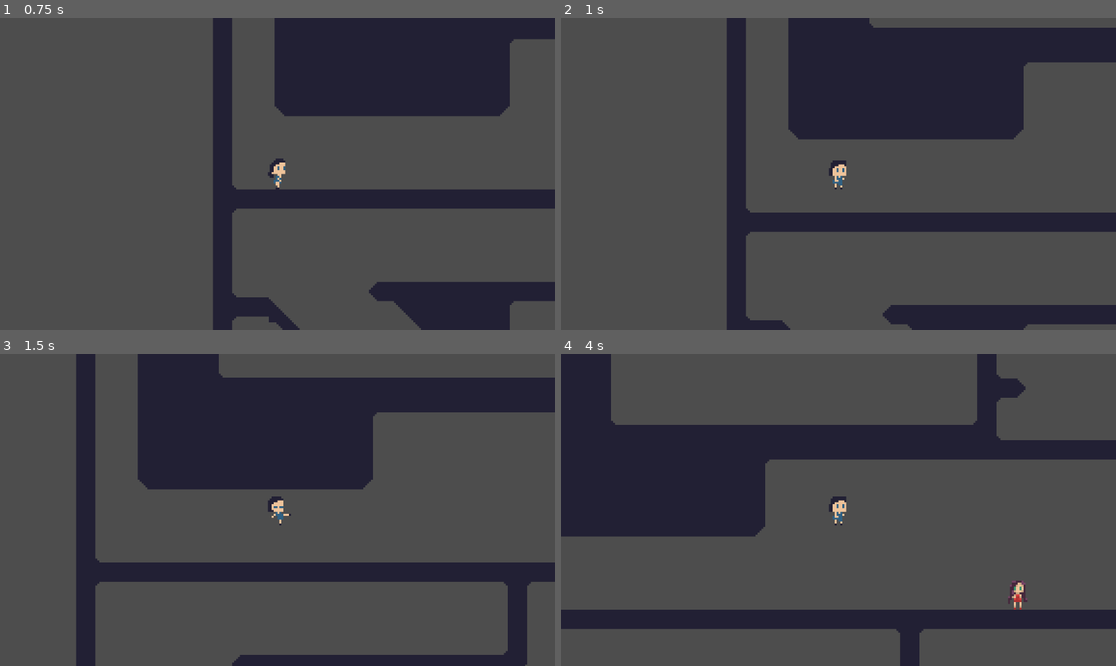
Above: before the commit, frames 1-4 (two rows, left to right).
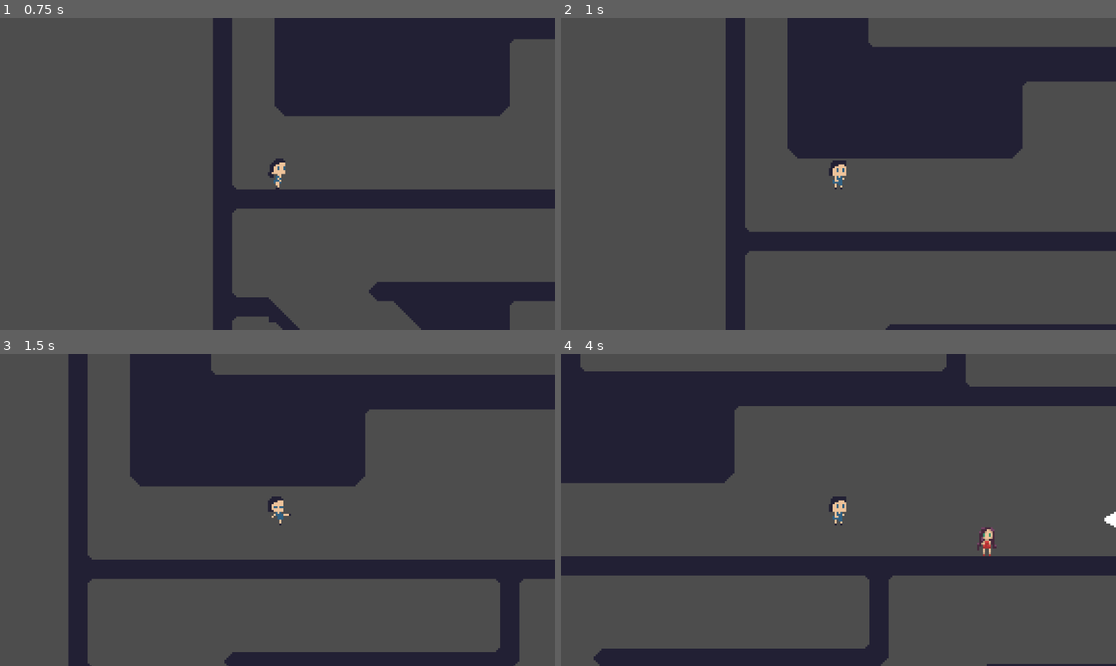
Above: after the commit, the same moments.

Repository: radulfx86/explore_mvania
Game: Godot game, scene res://levels/test_level.tscn
Same seed, same stepped clock (60 frames per second), same inputs: the game is played once before the commit and once after it.
Inputs:
- Up to frame 1 (0.75 s): tap Enter at 0.5 s; hold D (move_right) from 0.53 s (still down); tap Space (jump) at 0.6 s
- Up to frame 2 (1 s): keep holding D (move_right); tap Space (jump) at 0.77 s
- Up to frame 3 (1.5 s): keep holding D (move_right); tap Space (jump) at 1.07 s; tap Q (attack_melee) at 1.35 s
- Up to frame 4 (4 s): tap Space (jump) at 1.52, 1.55, 1.82, 2.3, 3.02, 3.05, 3.32, 3.77, 3.8 s; release D (move_right) at 2.03 s; hold A (move_left) 2.03-2.78 s; tap E (attack_ranged) at 2.1 s; hold D (move_right) from 2.78 s (still down); tap R (switch_level_0) at 2.85 s; hold 1 (switch_level_1) from 3.53 s (still down)

Frame 1 is identical in both runs. In frame 2, 18% of the frame differs, in the area x 29-100%, y 0-100%; in frame 3, 7.5%; in frame 4, 41%, in the area x 0-100%, y 0-100%.

Commit message:
fixed player jump height; initial char_base animation; TODO: stuck in jump

Diff:
--- a/char/char_base.gd
+++ b/char/char_base.gd
@@ -33,7 +33,7 @@
 
 func update_animation() -> void:
 	if animation.sprite_frames.has_animation(state_machine.animations[state_machine.current]):
-		animation.play(state_machine.animations[state_machine.current])
+		animation.play("%s_%s" % [get_animation_prefix(), state_machine.animations[state_machine.current]])
 
 func apply_dmg(value: int) -> void:
 	stats.hp -= value
--- a/levels/test_level.tscn
+++ b/levels/test_level.tscn
@@ -24,7 +24,7 @@
 [sub_resource type="Resource" id="Resource_4n8tn"]
 script = ExtResource("3_ur00s")
 speed = 100
-jump = -400
+jump = -200
 hp = 10
 dmg = 5
 def = null
